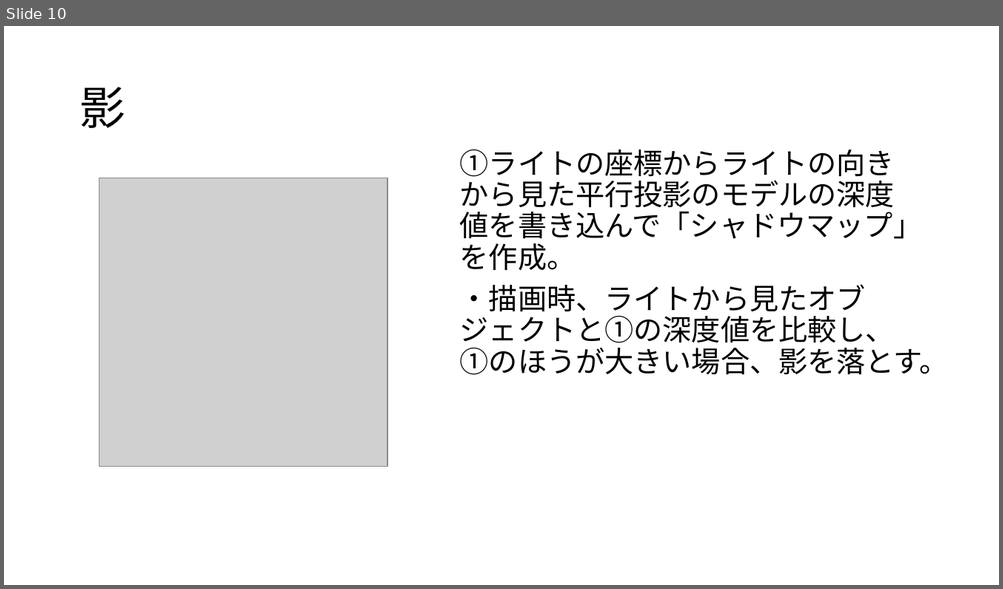
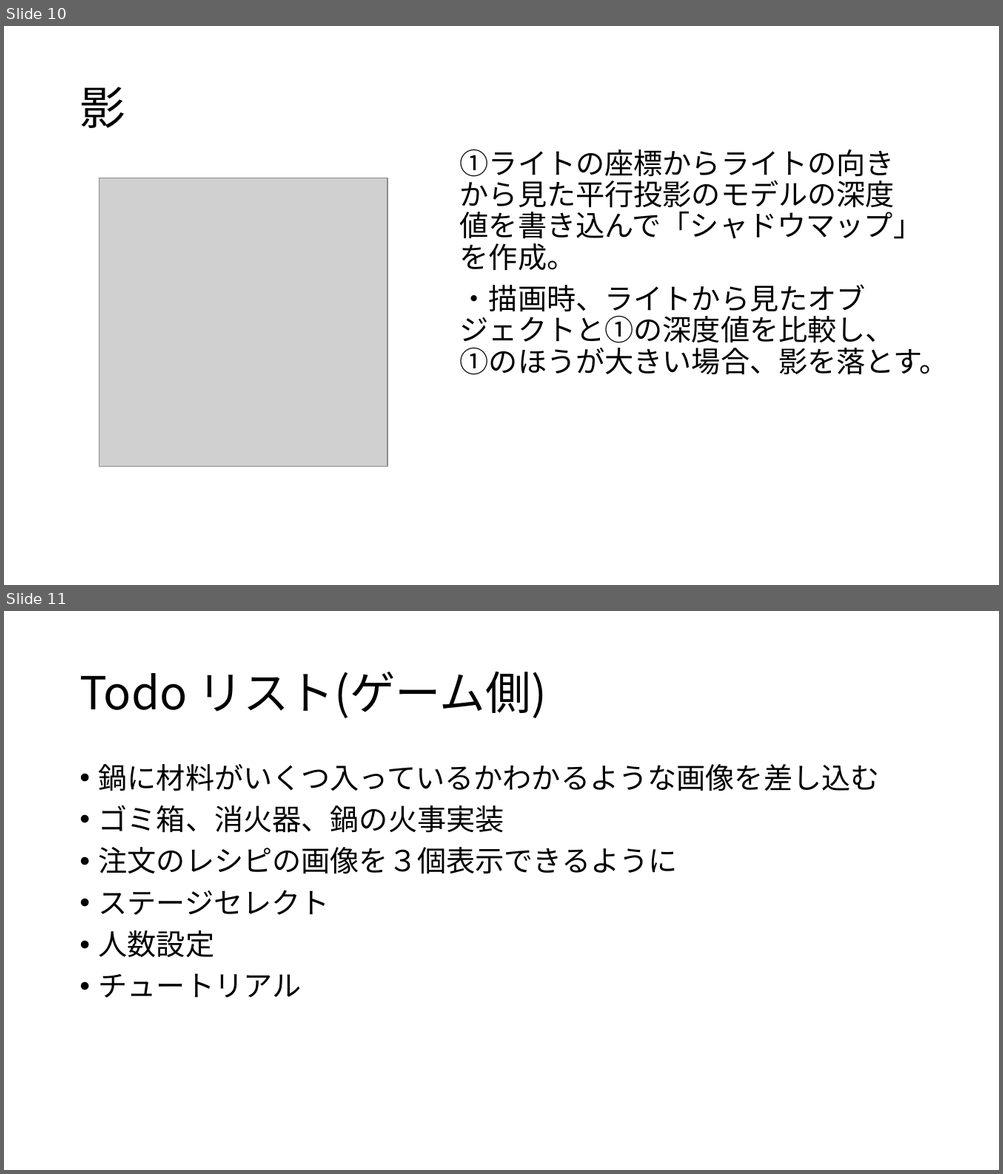
Before and after one commit to kyotento/KyotEngine, a slide deck: ポートフォリオ(仮).pptx. Shown one above the other, each under a label of ours: slide 10 before the commit, slides 10 and 11 after it. The pictures are 1003x589 and 1003x1174 pixels, drawn with LibreOffice and Linux fonts; fonts in the diff are those of the drawing; grey boxes stand for pictures. Boxes give left, top, right and bottom in pixels: in the first picture for what was removed or moved away, otherwise in the second. Text is boxed around its words. In the diff, an @@ line names an element or a change of style, - is before the commit and + after.

```diff
--- a/ポートフォリオ(仮).pptx
+++ b/ポートフォリオ(仮).pptx
@@ slide 11 added at [4, 611, 999, 1170], background #FFFFFF @@
@@ title added at [79, 671, 546, 718], 44 pt, text #000000 @@
+Todo リスト(ゲーム側)
@@ text added at [99, 764, 879, 998], 28 pt, text #000000 @@
+• 鍋に材料がいくつ入っているかわかるような画像を差し込む
+• ゴミ箱、消火器、鍋の火事実装
+• 注文のレシピの画像を３個表示できるように
+• ステージセレクト
+• 人数設定
+• チュートリアル
```
Also in this commit, not shown: 6 slides changed, 35 other files.
